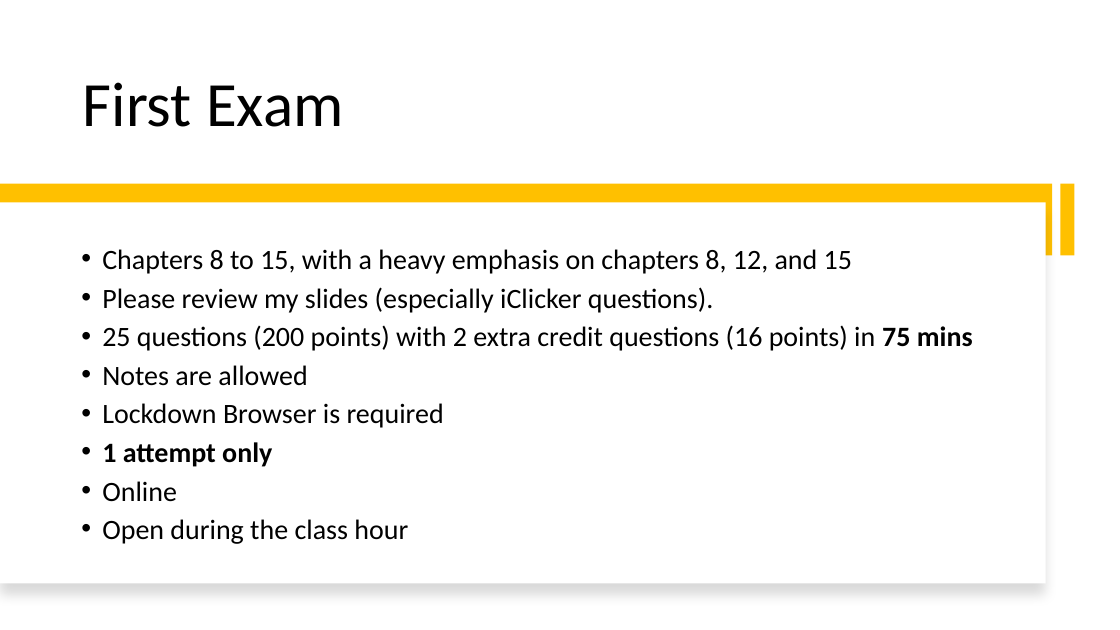
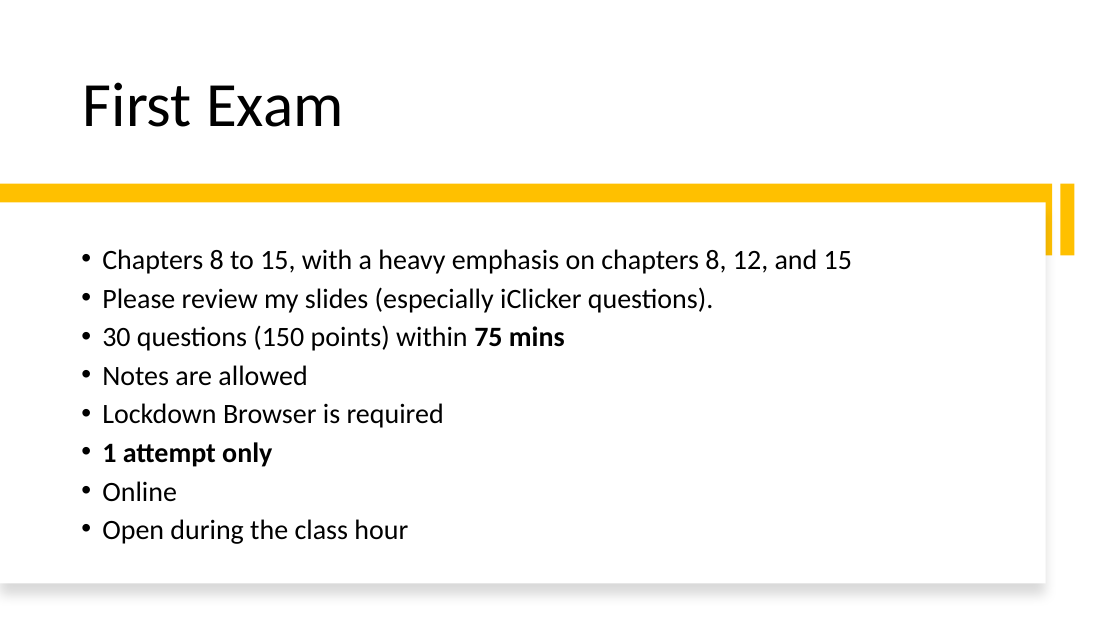
Before and after one commit to mikenguyen13/mar4050_S22, a slide deck: slide 33 of lectures/7/Developing the sampling plan.pptx. Drawn at 1120x630 pixels with LibreOffice and Linux fonts; fonts in the diff are those of the drawing. Boxes give left, top, right and bottom in pixels: in the first picture for what was removed or moved away, otherwise in the second. Text is boxed around its words. In the diff, an @@ line names an element or a change of style, - is before the commit and + after.

Commit message:
exam update

```diff
--- a/lectures/7/Developing the sampling plan.pptx
+++ b/lectures/7/Developing the sampling plan.pptx
@@ text at (102, 325, 565, 351): text changed @@
-• 25 questions (200 points) with 2 extra credit questions (16 points) in 75 mins
+• 30 questions (150 points) within 75 mins
```
